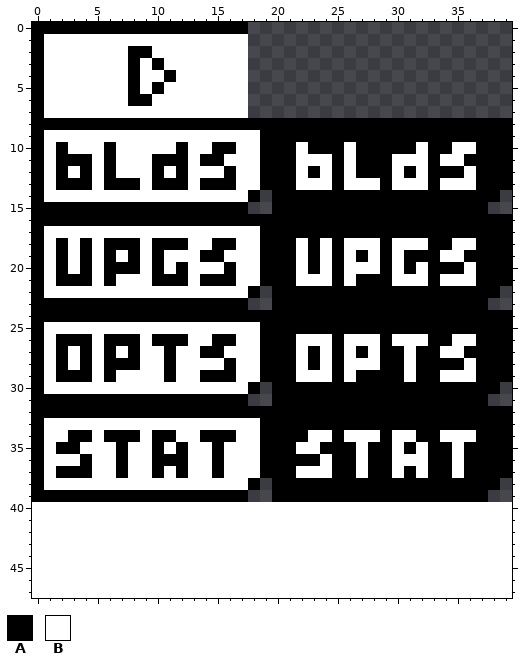
One commit to this pixel-art file: assets-fx/tabs.ase. Above, as it was before the edit.
40x40 pixels, 1 frame. The old version is drawn lined up with the new one, on the new canvas.
Visible layers, top first: "labels" exclusion, "tabs".
Palette (. is transparent): A #000000  B #ffffff
Pixels before, first column x 0:
 0 AAAAAAAAAAAAAAAAAA......................
 1 ABBBBBBBBBBBBBBBBB......................
 2 ABBBBBBBAABBBBBBBB......................
 3 ABBBBBBBABABBBBBBB......................
 4 ABBBBBBBABBABBBBBB......................
 5 ABBBBBBBABABBBBBBB......................
 6 ABBBBBBBAABBBBBBBB......................
 7 ABBBBBBBBBBBBBBBBB......................
 8 AAAAAAAAAAAAAAAAAAAAAAAAAAAAAAAAAAAAAAAA
 9 ABBBBBBBBBBBBBBBBBBAAAAAAAAAAAAAAAAAAAAA
10 ABABBBABBBBBABBAABBAAABAAABAAAAABAABBAAA
11 ABAAABABBBAAABAABBBAAABBBABAAABBBABBAAAA
12 ABABABABBBABABBBABBAAABABABAAABABAAABAAA
13 ABAAABAAABAAABAAABBAAABBBABBBABBBABBBAAA
14 ABBBBBBBBBBBBBBBBBA.AAAAAAAAAAAAAAAAAAA.
15 AAAAAAAAAAAAAAAAAA..AAAAAAAAAAAAAAAAAA..
16 AAAAAAAAAAAAAAAAAAAAAAAAAAAAAAAAAAAAAAAA
17 ABBBBBBBBBBBBBBBBBBAAAAAAAAAAAAAAAAAAAAA
18 ABABABAAABAAABBAABBAAABABABBBABBBAABBAAA
19 ABABABABABABBBAABBBAAABABABABABAAABBAAAA
20 ABABABAAABABABBBABBAAABABABBBABABAAABAAA
21 ABAAABABBBAAABAAABBAAABBBABAAABBBABBBAAA
22 ABBBBBBBBBBBBBBBBBA.AAAAAAAAAAAAAAAAAAA.
23 AAAAAAAAAAAAAAAAAA..AAAAAAAAAAAAAAAAAA..
24 AAAAAAAAAAAAAAAAAAAAAAAAAAAAAAAAAAAAAAAA
25 ABBBBBBBBBBBBBBBBBBAAAAAAAAAAAAAAAAAAAAA
26 ABAAABAAABAAABBAABBAAABBBABBBABBBAABBAAA
27 ABABABABABBABBAABBBAAABABABABAABAABBAAAA
28 ABABABAAABBABBBBABBAAABABABBBAABAAAABAAA
29 ABAAABABBBBABBAAABBAAABBBABAAAABAABBBAAA
30 ABBBBBBBBBBBBBBBBBA.AAAAAAAAAAAAAAAAAAA.
31 AAAAAAAAAAAAAAAAAA..AAAAAAAAAAAAAAAAAA..
32 AAAAAAAAAAAAAAAAAAAAAAAAAAAAAAAAAAAAAAAA
33 ABBBBBBBBBBBBBBBBBBAAAAAAAAAAAAAAAAAAAAA
34 ABBAABAAABAABBAAABBAAAABBABBBABBAABBBAAA
35 ABAABBBABBABABBABBBAAABBAAABAABABAABAAAA
36 ABBBABBABBAAABBABBBAAAAABAABAABBBAABAAAA
37 ABAAABBABBABABBABBBAAABBBAABAABABAABAAAA
38 ABBBBBBBBBBBBBBBBBA.AAAAAAAAAAAAAAAAAAA.
39 AAAAAAAAAAAAAAAAAA..AAAAAAAAAAAAAAAAAA..
After the commit:
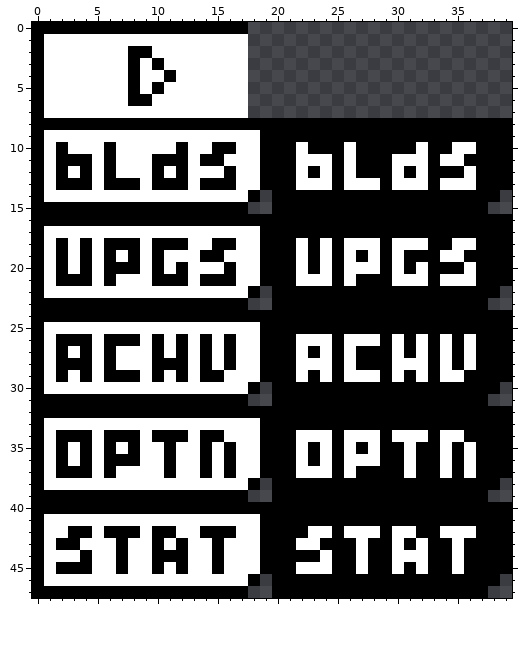
The edit:
{"change": "canvas 40x40 -> 40x48"}
{"y":26,"x":11,"old":"A","new":"B"}
{"y":26,"x":14,"old":"BA","new":"AB"}
{"y":26,"x":31,"old":"B","new":"A"}
{"y":26,"x":34,"old":"AB","new":"BA"}
{"y":27,"x":8,"old":"A","new":"B"}
{"y":27,"x":10,"old":"BAB","new":"ABA"}
{"y":27,"x":15,"old":"AB","new":"BA"}
{"y":27,"x":28,"old":"B","new":"A"}
{"y":27,"x":30,"old":"ABA","new":"BAB"}
{"y":27,"x":35,"old":"BA","new":"AB"}
{"y":28,"x":3,"old":"B","new":"A"}
{"y":28,"x":7,"old":"AA","new":"BB"}
{"y":28,"x":10,"old":"B","new":"A"}
{"y":28,"x":12,"old":"B","new":"A"}
{"y":28,"x":14,"old":"B","new":"A"}
{"y":28,"x":23,"old":"A","new":"B"}
{"y":28,"x":27,"old":"BB","new":"AA"}
{"y":28,"x":30,"old":"A","new":"B"}
{"y":28,"x":32,"old":"A","new":"B"}
{"y":28,"x":34,"old":"A","new":"B"}
{"y":29,"x":3,"old":"A","new":"B"}
{"y":29,"x":7,"old":"BB","new":"AA"}
{"y":29,"x":10,"old":"BAB","new":"ABA"}
{"y":29,"x":16,"old":"A","new":"B"}
{"y":29,"x":23,"old":"B","new":"A"}
{"y":29,"x":27,"old":"AA","new":"BB"}
{"y":29,"x":30,"old":"ABA","new":"BAB"}
{"y":29,"x":36,"old":"B","new":"A"}
{"y":34,"x":2,"old":"B","new":"A"}
{"y":34,"x":12,"old":"B","new":"A"}
{"y":34,"x":16,"old":"A","new":"B"}
{"y":34,"x":22,"old":"A","new":"B"}
{"y":34,"x":32,"old":"A","new":"B"}
{"y":34,"x":36,"old":"B","new":"A"}
{"y":35,"x":3,"old":"AB","new":"BA"}
{"y":35,"x":6,"old":"BAB","new":"ABA"}
{"y":35,"x":10,"old":"ABA","new":"BAB"}
{"y":35,"x":14,"old":"BAB","new":"ABA"}
{"y":35,"x":23,"old":"BA","new":"AB"}
{"y":35,"x":26,"old":"ABA","new":"BAB"}
{"y":35,"x":30,"old":"BAB","new":"ABA"}
{"y":35,"x":34,"old":"ABA","new":"BAB"}
{"y":36,"x":2,"old":"B","new":"A"}
{"y":36,"x":6,"old":"B","new":"A"}
{"y":36,"x":8,"old":"B","new":"A"}
{"y":36,"x":10,"old":"A","new":"B"}
{"y":36,"x":12,"old":"A","new":"B"}
{"y":36,"x":14,"old":"BAB","new":"ABA"}
{"y":36,"x":22,"old":"A","new":"B"}
{"y":36,"x":26,"old":"A","new":"B"}
{"y":36,"x":28,"old":"A","new":"B"}
{"y":36,"x":30,"old":"B","new":"A"}
{"y":36,"x":32,"old":"B","new":"A"}
{"y":36,"x":34,"old":"ABA","new":"BAB"}
{"y":37,"x":6,"old":"BA","new":"AB"}
{"y":37,"x":10,"old":"ABA","new":"BAB"}
{"y":37,"x":14,"old":"BAB","new":"ABA"}
{"y":37,"x":26,"old":"AB","new":"BA"}
{"y":37,"x":30,"old":"BAB","new":"ABA"}
{"y":37,"x":34,"old":"ABA","new":"BAB"}
{"y":40,"x":0,"old":"........................................","new":"AAAAAAAAAAAAAAAAAAAAAAAAAAAAAAAAAAAAAAAA"}
{"y":41,"x":0,"old":"........................................","new":"ABBBBBBBBBBBBBBBBBBAAAAAAAAAAAAAAAAAAAAA"}
{"y":42,"x":0,"old":"........................................","new":"ABBAABAAABAABBAAABBAAAABBABBBABBAABBBAAA"}
{"y":43,"x":0,"old":"........................................","new":"ABAABBBABBABABBABBBAAABBAAABAABABAABAAAA"}
{"y":44,"x":0,"old":"........................................","new":"ABBBABBABBAAABBABBBAAAAABAABAABBBAABAAAA"}
{"y":45,"x":0,"old":"........................................","new":"ABAAABBABBABABBABBBAAABBBAABAABABAABAAAA"}
{"y":46,"x":0,"old":"...................","new":"ABBBBBBBBBBBBBBBBBA"}
{"y":46,"x":20,"old":"...................","new":"AAAAAAAAAAAAAAAAAAA"}
{"y":47,"x":0,"old":"..................","new":"AAAAAAAAAAAAAAAAAA"}
{"y":47,"x":20,"old":"..................","new":"AAAAAAAAAAAAAAAAAA"}
